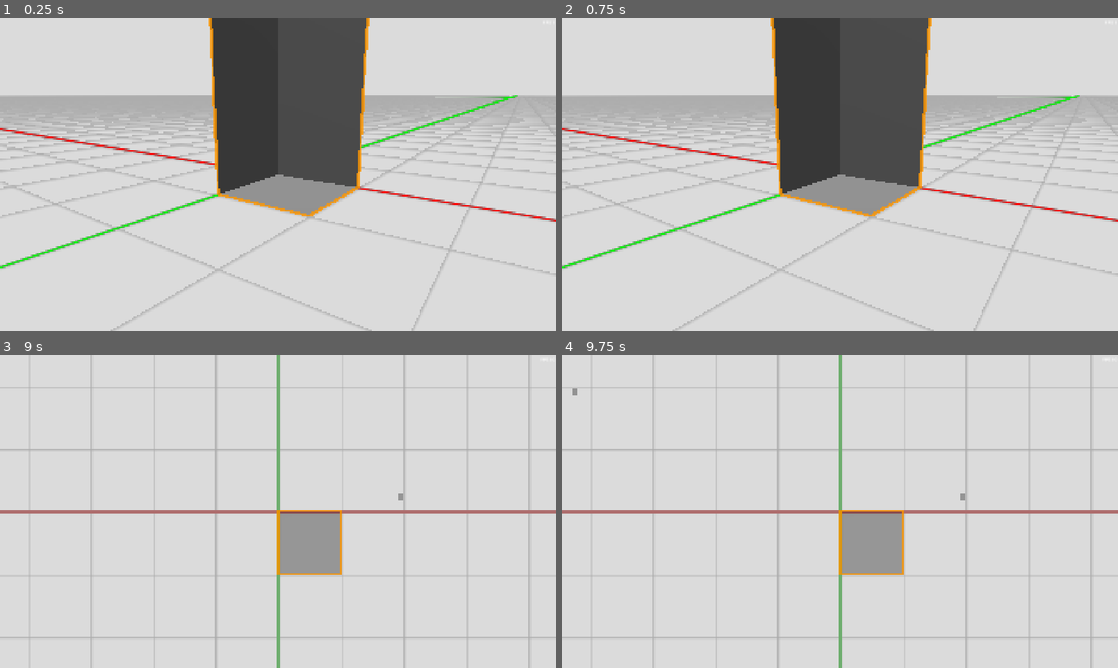
Above: before the commit, frames 1-4 (two rows, left to right).
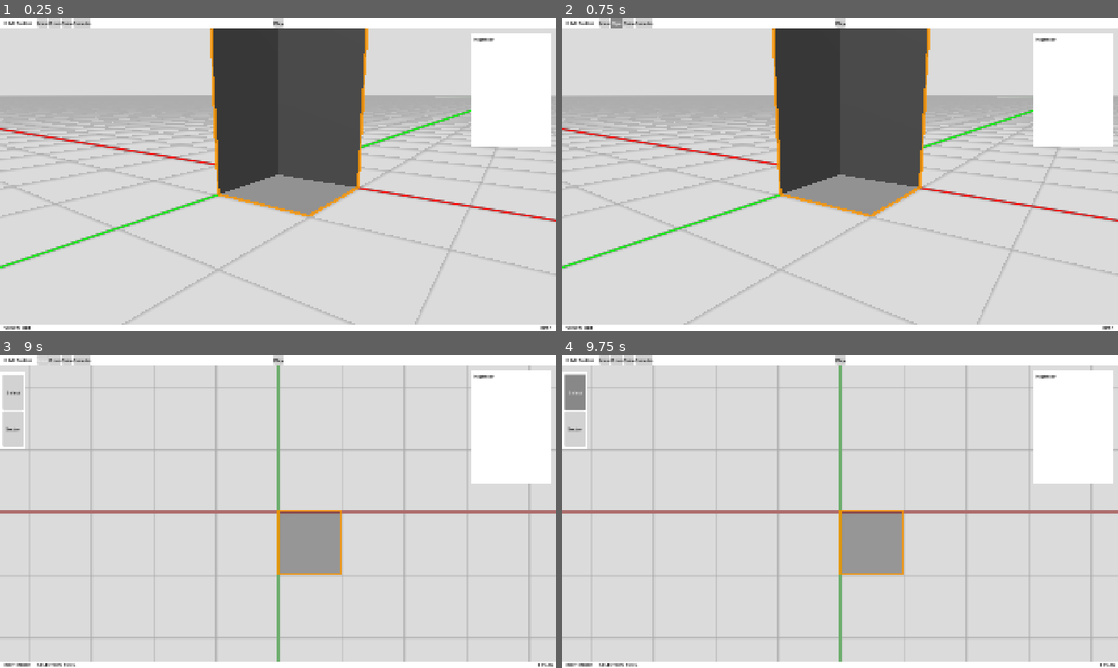
Above: after the commit, the same moments.

Repository: JoonChicken/dnd-builder
Game: Godot game, scene res://main.tscn
Two runs of this game, one before a commit and one after it. Both use one fixed random seed, a clock stepped at 60 frames per second and the inputs below.
Inputs (mouse positions are in pixels of both pictures, inside the frame that each line leads up to):
- Up to frame 1 (0.25 s): no input
- Up to frame 2 (0.75 s): click (617, 24) at 0.5 s, where only the run after the commit has a clickable "Open"
- Up to frame 3 (9 s): click (66, 361) at 1.25 s, where only the run after the commit has a clickable "Save"; click (83, 361) at 2 s, where only the run after the commit has a clickable "Save As"; click (278, 361) at 2.75 s, where only the run after the commit has a clickable "Play"; click (278, 361) at 3.5 s, where only the run after the commit has a clickable "Play"; click (44, 361) at 4.25 s, where only the run after the commit has a clickable "New"; click (44, 361) at 5 s, where only the run after the commit has a clickable "New"; click (55, 361) at 5.75 s, where only the run after the commit has a clickable "Open"; click (44, 361) at 6.5 s, where only the run after the commit has a clickable "New"; click (55, 361) at 7.25 s, where only the run after the commit has a clickable "Open"; click (278, 361) at 8 s, where only the run after the commit has a clickable "Play"; tap Enter at 8.75 s; move the mouse to (400, 495) at 8.77 s; tap Tab (change_viewmode) at 8.85 s; click (400, 495) at 8.92 s
- Up to frame 4 (9.75 s): click (573, 392) at 9.5 s, where only the run after the commit has a clickable "Select"

The runs differ from the first frame. In frame 1, 10% of the frame differs, in the area x 0-100%, y 0-100%; in frame 2, 10%; in frame 3, 11%; in frame 4, 11%.

Commit message:
UI and code cleanup

Diff:
--- a/main.gd
+++ b/main.gd
@@ -1,36 +1,41 @@
 extends Node3D
+
+@export_group("World")
+@export var vertex_preview : MeshInstance3D
+@export_group("Control")
+@export var topmenu : Panel
+@export var sidemenu : Panel
+@export var inspector : Panel
+@export_subgroup("Bottom Bar")
+@export var bottombar : Panel
+@export var current_mode_label : Label
+@export var current_tool_label : Label
 
 enum modes {VIEWMODE, EDITMODE, PLAYMODE}
 var current_mode := modes.VIEWMODE
 
+enum tools {SELECT, NEW_SECTOR}
+var current_tool := tools.SELECT
+
 var sectors : Array
+var selected_sector : Area3D
 
 var snap : bool
-var mouse_global_coords
-var vertex_preview
+var mouse_global_coords : Vector3
 
 
 func _ready() -> void:
+    selected_sector = null
     snap = false
-    vertex_preview = $World/VertexPreview
     vertex_preview.hide()
-
-
-func change_viewmode() -> void:
-    current_mode = (current_mode + 1) % 2
-    $World/CameraController.change_viewmode(current_mode)
-    $World/GroundPlane.change_viewmode(current_mode)
-
-    if current_mode == modes.EDITMODE:
-        vertex_preview.show()
-    else:
-        vertex_preview.hide()
+    sidemenu.hide()
+    current_tool_label.hide()
 
 
 func _process(_delta: float) -> void:
     if Input.is_action_just_pressed("change_viewmode"):
         change_viewmode()
-    if current_mode == modes.EDITMODE:
+    if current_mode == modes.EDITMODE and current_tool == tools.NEW_SECTOR:
         if Input.is_action_just_pressed("snapping"):
             snap = true
         elif Input.is_action_just_released("snapping"):
@@ -43,7 +48,7 @@
 
 
 func _unhandled_input(event: InputEvent) -> void:
-    if current_mode == modes.EDITMODE:
+    if current_mode == modes.EDITMODE and current_tool == tools.NEW_SECTOR:
         if event is InputEventMouseButton:
             if event.pressed and event.button_index == MouseButton.MOUSE_BUTTON_LEFT:
                 var test_mesh := MeshInstance3D.new()
@@ -52,3 +57,34 @@
                 test_mesh.set_name("test")
                 test_mesh.position = mouse_global_coords
                 add_child(test_mesh)
+
+
+func change_viewmode() -> void:
+    @warning_ignore("int_as_enum_without_cast")
+    current_mode = (current_mode + 1) % 2
+    $World/CameraController.change_viewmode(current_mode)
+    $World/GroundPlane.change_viewmode(current_mode)
+    if current_mode == modes.VIEWMODE:
+        sidemenu.hide()
+        current_tool_label.hide()
+        current_mode_label.text = "VIEW MODE"
+    elif current_mode == modes.EDITMODE:
+        sidemenu.show()
+        current_tool_label.show()
+        current_mode_label.text = "EDIT MODE"
+    else: # modes.PLAYMODE
+        sidemenu.hide()
+        current_tool_label.hide()
+        current_mode_label.text = "PLAY MODE"
+
+
+func _change_tool_to_select() -> void:
+    current_tool = tools.SELECT
+    vertex_preview.hide()
+    current_tool_label.text = "SELECTION TOOL"
+
+
+func _change_tool_to_new_sector() -> void:
+    current_tool = tools.NEW_SECTOR
+    vertex_preview.show()
+    current_tool_label.text = "SECTOR TOOL"
--- a/main.tscn
+++ b/main.tscn
@@ -1,12 +1,12 @@
-[gd_scene load_steps=17 format=3 uid="uid://b5qujrxt1wjw2"]
+[gd_scene load_steps=16 format=3 uid="uid://b5qujrxt1wjw2"]
 
 [ext_resource type="Script" uid="uid://bdli0w6t1cn1c" path="res://main.gd" id="1_0xm2m"]
 [ext_resource type="PackedScene" uid="uid://ubba06bqytni" path="res://world/camera_controller.tscn" id="3_1bvp3"]
 [ext_resource type="Shader" uid="uid://da5mbhx5fdo6l" path="res://world/ground_plane.gdshader" id="3_h2yge"]
 [ext_resource type="Script" uid="uid://dtgyci3hw5cc6" path="res://world/ground_plane.gd" id="3_lquwl"]
-[ext_resource type="Script" uid="uid://g22gf4uoho3q" path="res://mesh_instance_3d.gd" id="5_lquwl"]
 [ext_resource type="PackedScene" uid="uid://bm1lja1hfm3l8" path="res://sector.tscn" id="7_5vw27"]
 [ext_resource type="Script" uid="uid://ddh846jthhq8q" path="res://fps.gd" id="7_272bh"]
+[ext_resource type="Theme" uid="uid://cd4rbnibqo8om" path="res://ui_main.tres" id="8_5vw27"]
 
 [sub_resource type="ShaderMaterial" id="ShaderMaterial_n3ksy"]
 render_priority = 0
@@ -32,8 +32,6 @@
 radial_segments = 16
 rings = 8
 
-[sub_resource type="ArrayMesh" id="ArrayMesh_h2yge"]
-
 [sub_resource type="SystemFont" id="SystemFont_lquwl"]
 
 [sub_resource type="TextMesh" id="TextMesh_lquwl"]
@@ -46,12 +44,19 @@
 
 [sub_resource type="BoxMesh" id="BoxMesh_7dm0k"]
 
-[node name="Main" type="Node3D"]
+[node name="Main" type="Node3D" node_paths=PackedStringArray("vertex_preview", "topmenu", "sidemenu", "inspector", "bottombar", "current_mode_label", "current_tool_label")]
 script = ExtResource("1_0xm2m")
+vertex_preview = NodePath("World/VertexPreview")
+topmenu = NodePath("UI/TopMenu")
+sidemenu = NodePath("UI/SideMenu")
+inspector = NodePath("UI/Inspector")
+bottombar = NodePath("UI/BottomBar")
+current_mode_label = NodePath("UI/BottomBar/BottomLeft/CurrentMode")
+current_tool_label = NodePath("UI/BottomBar/BottomLeft/CurrentTool")
 
 [node name="World" type="Node3D" parent="."]
 
-[node name="DirectionalLight3D" type="DirectionalLight3D" parent="World"]
+[node name="Sun" type="DirectionalLight3D" parent="World"]
 transform = Transform3D(0.871821, -0.473134, 0.126776, 0, 0.258819, 0.965926, -0.489824, -0.842115, 0.225644, 0, 5.43004, 0)
 
 [node name="GroundPlane" type="MeshInstance3D" parent="World"]
@@ -67,11 +72,6 @@
 [node name="Debug Stuff" type="Node3D" parent="."]
 visible = false
 
-[node name="MeshInstance3D" type="MeshInstance3D" parent="Debug Stuff"]
-mesh = SubResource("ArrayMesh_h2yge")
-skeleton = NodePath("../..")
-script = ExtResource("5_lquwl")
-
 [node name="y label" type="MeshInstance3D" parent="Debug Stuff"]
 transform = Transform3D(1, 0, 0, 0, 1, 0, 0, 0, 1, 0, 0, 1)
 mesh = SubResource("TextMesh_lquwl")
@@ -87,18 +87,194 @@
 mesh = SubResource("BoxMesh_7dm0k")
 skeleton = NodePath("../..")
 
-[node name="FPS" type="Label" parent="."]
+[node name="Sector" parent="." instance=ExtResource("7_5vw27")]
+
+[node name="UI" type="Control" parent="."]
+layout_mode = 3
+anchors_preset = 15
+anchor_right = 1.0
+anchor_bottom = 1.0
+grow_horizontal = 2
+grow_vertical = 2
+mouse_filter = 1
+theme = ExtResource("8_5vw27")
+
+[node name="TopMenu" type="Panel" parent="UI"]
+layout_mode = 1
+anchors_preset = 10
+anchor_right = 1.0
+offset_bottom = 33.0
+grow_horizontal = 2
+theme = ExtResource("8_5vw27")
+
+[node name="TopMenuSeparator" type="HBoxContainer" parent="UI/TopMenu"]
+layout_mode = 1
+anchors_preset = 15
+anchor_right = 1.0
+anchor_bottom = 1.0
+grow_horizontal = 2
+grow_vertical = 2
+alignment = 1
+
+[node name="VSeparator" type="VSeparator" parent="UI/TopMenu/TopMenuSeparator"]
+layout_mode = 2
+
+[node name="Label" type="Label" parent="UI/TopMenu/TopMenuSeparator"]
+layout_mode = 2
+text = "D&D Builder"
+
+[node name="EssentialControls" type="HBoxContainer" parent="UI/TopMenu/TopMenuSeparator"]
+layout_mode = 2
+size_flags_horizontal = 2
+
+[node name="VSeparator" type="VSeparator" parent="UI/TopMenu/TopMenuSeparator/EssentialControls"]
+layout_mode = 2
+
+[node name="NewFile" type="Button" parent="UI/TopMenu/TopMenuSeparator/EssentialControls"]
+layout_mode = 2
+text = "New"
+
+[node name="OpenFile" type="Button" parent="UI/TopMenu/TopMenuSeparator/EssentialControls"]
+layout_mode = 2
+text = "Open"
+
+[node name="Save" type="Button" parent="UI/TopMenu/TopMenuSeparator/EssentialControls"]
+layout_mode = 2
+text = "Save"
+
+[node name="SaveAs" type="Button" parent="UI/TopMenu/TopMenuSeparator/EssentialControls"]
+layout_mode = 2
+text = "Save As"
+
+[node name="HBoxContainer2" type="HBoxContainer" parent="UI/TopMenu"]
+layout_mode = 1
+anchors_preset = 8
+anchor_left = 0.5
+anchor_top = 0.5
+anchor_right = 0.5
+anchor_bottom = 0.5
+offset_left = -16.5
+offset_top = -16.5
+offset_right = 16.5
+offset_bottom = 16.5
+grow_horizontal = 2
+grow_vertical = 2
+size_flags_horizontal = 6
+
+[node name="PlayButton" type="Button" parent="UI/TopMenu/HBoxContainer2"]
+layout_mode = 2
+text = "Play"
+
+[node name="SideMenu" type="Panel" parent="UI"]
+layout_mode = 1
+offset_top = 59.0
+offset_right = 88.0
+offset_bottom = 323.0
+
+[node name="MarginContainer" type="MarginContainer" parent="UI/SideMenu"]
+layout_mode = 1
+anchors_preset = 15
+anchor_right = 1.0
+anchor_bottom = 1.0
+grow_horizontal = 2
+grow_vertical = 2
+theme = ExtResource("8_5vw27")
+
+[node name="EditModeControls" type="VBoxContainer" parent="UI/SideMenu/MarginContainer"]
+layout_mode = 2
+size_flags_horizontal = 3
+
+[node name="SelectButton" type="Button" parent="UI/SideMenu/MarginContainer/EditModeControls"]
+layout_mode = 2
+size_flags_vertical = 3
+text = "Select"
+
+[node name="SectorButton" type="Button" parent="UI/SideMenu/MarginContainer/EditModeControls"]
+layout_mode = 2
+size_flags_vertical = 3
+text = "Sector"
+
+[node name="Inspector" type="Panel" parent="UI"]
+layout_mode = 1
 anchors_preset = 1
 anchor_left = 1.0
 anchor_right = 1.0
-offset_left = -6.0
-offset_top = 1.0
-offset_right = -5.0
-offset_bottom = 31.0
+offset_left = -296.0
+offset_top = 51.0
+offset_right = -16.0
+offset_bottom = 441.0
 grow_horizontal = 0
-size_flags_horizontal = 4
+theme = ExtResource("8_5vw27")
+
+[node name="MarginContainer" type="MarginContainer" parent="UI/Inspector"]
+layout_mode = 1
+anchors_preset = 15
+anchor_right = 1.0
+anchor_bottom = 1.0
+grow_horizontal = 2
+grow_vertical = 2
+
+[node name="VBoxContainer" type="VBoxContainer" parent="UI/Inspector/MarginContainer"]
+layout_mode = 2
+
+[node name="Label" type="Label" parent="UI/Inspector/MarginContainer/VBoxContainer"]
+layout_mode = 2
+text = "Inspector"
+
+[node name="BottomBar" type="Panel" parent="UI"]
+layout_mode = 1
+anchors_preset = 12
+anchor_top = 1.0
+anchor_right = 1.0
+anchor_bottom = 1.0
+offset_top = -25.0
+grow_horizontal = 2
+grow_vertical = 0
+
+[node name="BottomLeft" type="HBoxContainer" parent="UI/BottomBar"]
+layout_mode = 1
+anchors_preset = 9
+anchor_bottom = 1.0
+grow_vertical = 2
+
+[node name="VSeparator2" type="VSeparator" parent="UI/BottomBar/BottomLeft"]
+layout_mode = 2
+
+[node name="CurrentMode" type="Label" parent="UI/BottomBar/BottomLeft"]
+custom_minimum_size = Vector2(95, 0)
+layout_mode = 2
+text = "VIEW MODE"
+
+[node name="VSeparator" type="VSeparator" parent="UI/BottomBar/BottomLeft"]
+layout_mode = 2
+
+[node name="CurrentTool" type="Label" parent="UI/BottomBar/BottomLeft"]
+layout_mode = 2
+text = "SELECTION TOOL"
+
+[node name="BottomRight" type="HBoxContainer" parent="UI/BottomBar"]
+layout_mode = 1
+anchors_preset = 6
+anchor_left = 1.0
+anchor_top = 0.5
+anchor_right = 1.0
+anchor_bottom = 0.5
+offset_left = -40.0
+offset_top = -20.0
+offset_bottom = 20.0
+grow_horizontal = 0
+grow_vertical = 2
+
+[node name="FPS" type="Label" parent="UI/BottomBar/BottomRight"]
+layout_mode = 2
+size_flags_horizontal = 8
 size_flags_vertical = 6
+theme = ExtResource("8_5vw27")
 horizontal_alignment = 2
 script = ExtResource("7_272bh")
 
-[node name="Sector" parent="." instance=ExtResource("7_5vw27")]
+[node name="VSeparator" type="VSeparator" parent="UI/BottomBar/BottomRight"]
+layout_mode = 2
+
+[connection signal="button_up" from="UI/SideMenu/MarginContainer/EditModeControls/SelectButton" to="." method="_change_tool_to_select"]
+[connection signal="button_up" from="UI/SideMenu/MarginContainer/EditModeControls/SectorButton" to="." method="_change_tool_to_new_sector"]
--- a/mesh_instance_3d.gd
+++ /dev/null
@@ -1,55 +0,0 @@
-extends MeshInstance3D
-
-var rings = 50
-var radial_segments = 50
-var radius = 1
-
-func _ready() -> void:
-    var surface_array = []
-    surface_array.resize(Mesh.ARRAY_MAX)
-
-    var verts = PackedVector3Array()
-    var uvs = PackedVector2Array()
-    var normals = PackedVector3Array()
-    var indices = PackedInt32Array()
-    surface_array[Mesh.ARRAY_VERTEX] = verts
-    surface_array[Mesh.ARRAY_TEX_UV] = uvs
-    surface_array[Mesh.ARRAY_NORMAL] = normals
-    surface_array[Mesh.ARRAY_INDEX] = indices
-
-    # Vertex indices.
-    var thisrow = 0
-    var prevrow = 0
-    var point = 0
-
-    # Loop over rings.
-    for i in range(rings + 1):
-        var v = float(i) / rings
-        var w = sin(PI * v)
-        var y = cos(PI * v)
-
-        # Loop over segments in ring.
-        for j in range(radial_segments + 1):
-            var u = float(j) / radial_segments
-            var x = sin(u * PI * 2.0)
-            var z = cos(u * PI * 2.0)
-            var vert = Vector3(x * radius * w, y * radius, z * radius * w)
-            verts.append(vert)
-            normals.append(vert.normalized())
-            uvs.append(Vector2(u, v))
-            point += 1
-
-            # Create triangles in ring using indices.
-            if i > 0 and j > 0:
-                indices.append(prevrow + j - 1)
-                indices.append(prevrow + j)
-                indices.append(thisrow + j - 1)
-
-                indices.append(prevrow + j)
-                indices.append(thisrow + j)
-                indices.append(thisrow + j - 1)
-
-        prevrow = thisrow
-        thisrow = point
-
-    mesh.add_surface_from_arrays(Mesh.PRIMITIVE_TRIANGLES, surface_array)
--- a/project.godot
+++ b/project.godot
@@ -21,6 +21,7 @@
 window/size/viewport_height=1080
 window/stretch/mode="canvas_items"
 window/stretch/aspect="expand"
+window/vsync/vsync_mode=0
 
 [input]
 
--- /dev/null
+++ b/ui_main.tres
@@ -0,0 +1,26 @@
+[gd_resource type="Theme" load_steps=4 format=3 uid="uid://cd4rbnibqo8om"]
+
+[sub_resource type="StyleBoxFlat" id="StyleBoxFlat_5vli0"]
+bg_color = Color(0.822399, 0.822399, 0.822398, 1)
+corner_radius_top_left = 5
+corner_radius_top_right = 5
+corner_radius_bottom_right = 5
+corner_radius_bottom_left = 5
+
+[sub_resource type="StyleBoxFlat" id="StyleBoxFlat_2nwym"]
+bg_color = Color(1, 1, 1, 1)
+
+[sub_resource type="StyleBoxEmpty" id="StyleBoxEmpty_2nwym"]
+
+[resource]
+Button/colors/font_color = Color(0, 0, 0, 1)
+Button/colors/font_disabled_color = Color(0, 0, 0, 0.5)
+Button/styles/normal = SubResource("StyleBoxFlat_5vli0")
+Label/colors/font_color = Color(0, 0, 0, 1)
+MarginContainer/constants/margin_bottom = 8
+MarginContainer/constants/margin_left = 8
+MarginContainer/constants/margin_right = 8
+MarginContainer/constants/margin_top = 8
+Panel/styles/panel = SubResource("StyleBoxFlat_2nwym")
+VSeparator/constants/separation = 10
+VSeparator/styles/separator = SubResource("StyleBoxEmpty_2nwym")
--- a/ui_theme.tres
+++ /dev/null
@@ -1,15 +0,0 @@
-[gd_resource type="Theme" load_steps=3 format=3 uid="uid://e2k1xj44t71v"]
-
-[sub_resource type="StyleBoxFlat" id="StyleBoxFlat_dmjyp"]
-bg_color = Color(0, 0, 0, 0.196078)
-
-[sub_resource type="SystemFont" id="SystemFont_dmjyp"]
-
-[resource]
-default_font = SubResource("SystemFont_dmjyp")
-default_font_size = 21
-MarginContainer/constants/margin_bottom = 0
-MarginContainer/constants/margin_left = 0
-MarginContainer/constants/margin_right = 0
-MarginContainer/constants/margin_top = 0
-Panel/styles/panel = SubResource("StyleBoxFlat_dmjyp")
--- a/world/ground_plane.gd
+++ b/world/ground_plane.gd
@@ -8,4 +8,5 @@
         mesh.material.shader_paramter.opacity = 0.5
     elif current_mode == modes.PLAYMODE && new_mode != modes.PLAYMODE:
         mesh.material.shader_paramter.opacity = 1.0
+    @warning_ignore("int_as_enum_without_cast")
     current_mode = new_mode
Not shown, removed: mesh_instance_3d.gd.uid
